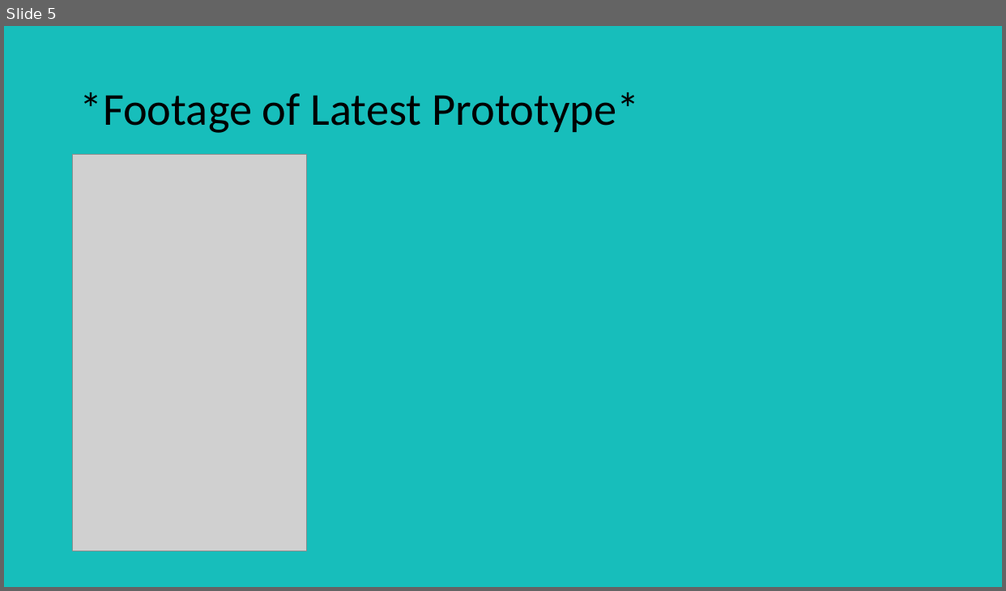
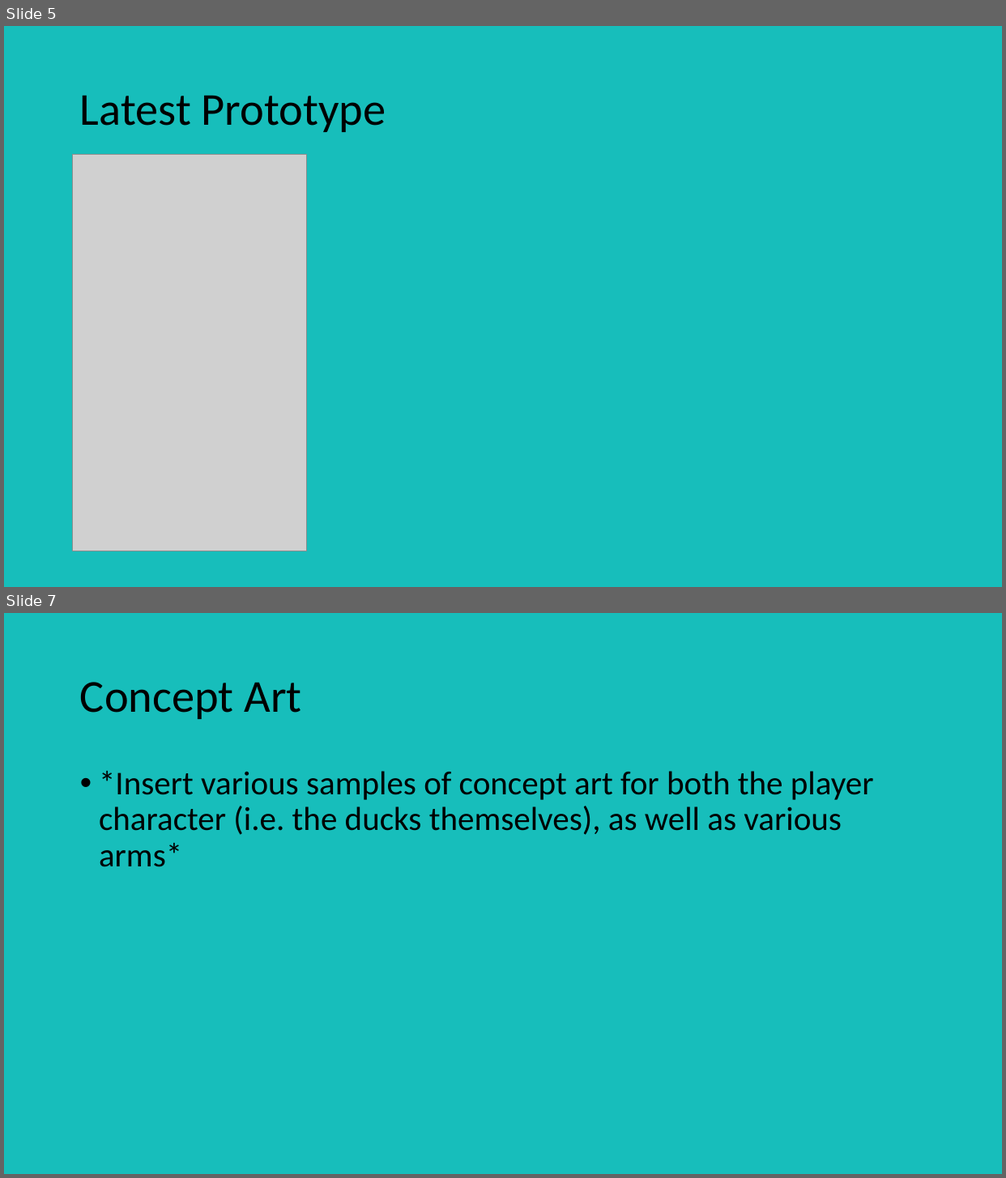
Before and after one commit to UoSGroupProjects1718/mgp-mgp-group-6, a slide deck: Pitch Presentations/Second Pitch Template.pptx. Shown one above the other, each under a label of ours: slide 5 before the commit, slides 5 and 7 after it; the slides between them are not shown. The pictures are 1006x591 and 1006x1178 pixels, drawn with LibreOffice and Linux fonts; fonts in the diff are those of the drawing; grey boxes stand for pictures. Boxes give left, top, right and bottom in pixels: in the first picture for what was removed or moved away, otherwise in the second. Text is boxed around its words. In the diff, an @@ line names an element or a change of style, - is before the commit and + after.

```diff
--- a/Pitch Presentations/Second Pitch Template.pptx
+++ b/Pitch Presentations/Second Pitch Template.pptx
@@ slide 7 added at [4,613,1002,1174], background #17BEBB @@
@@ title added at [80,682,301,719], 44 pt, text #000000 @@
+Concept Art
@@ text added at [99,771,874,867], 32 pt, text #000000 @@
+• *Insert various samples of concept art for both the player character (i.e. the ducks themselves), as well as various arms*
@@ slide 5 changed as well @@
@@ title at [80,95,386,132]: text changed @@
-*Footage of Latest Prototype*
+Latest Prototype
```
Also in this commit, not shown: 7 other slides changed, 3 other slides added, 1 slide removed, 8 other files.
